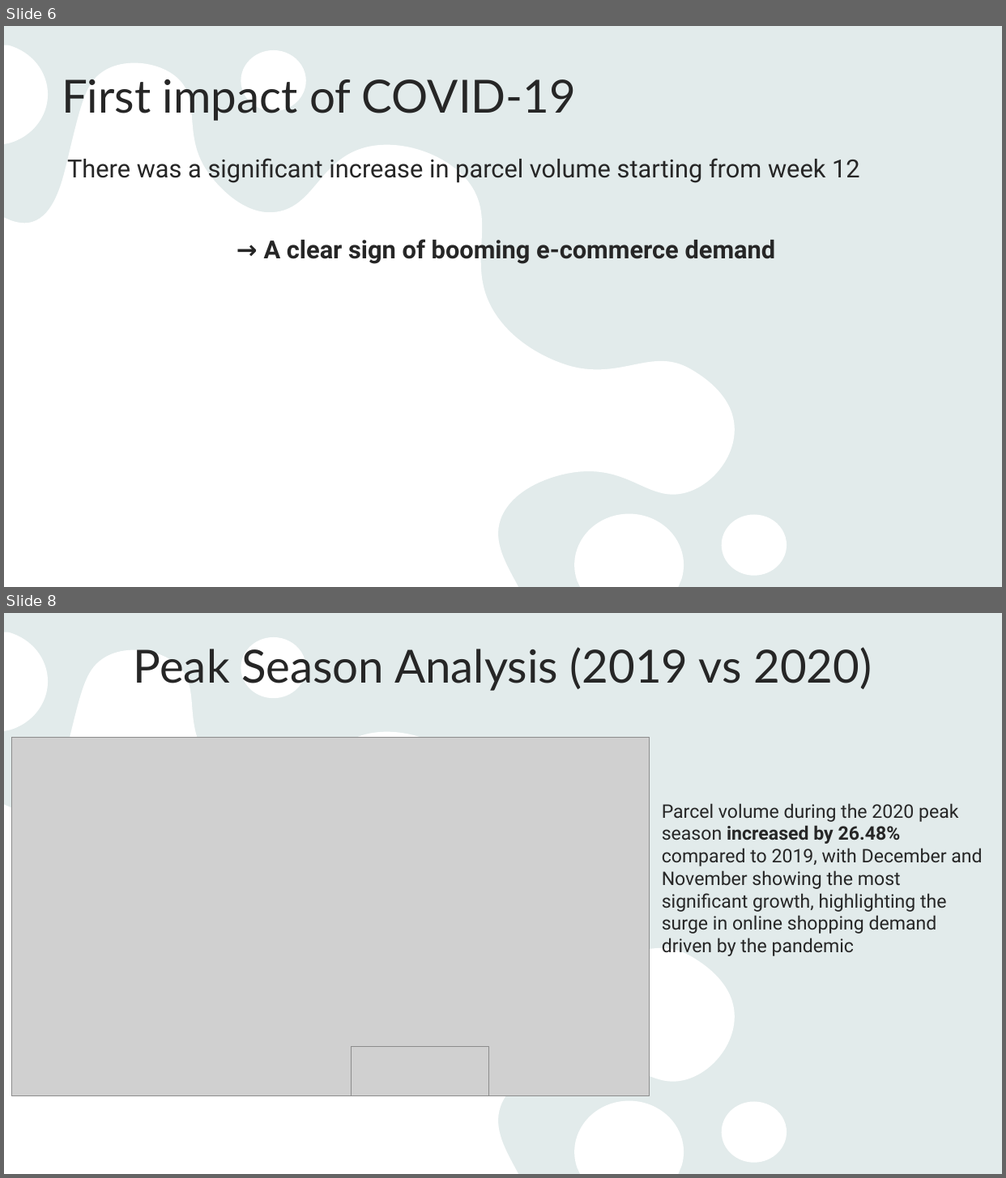
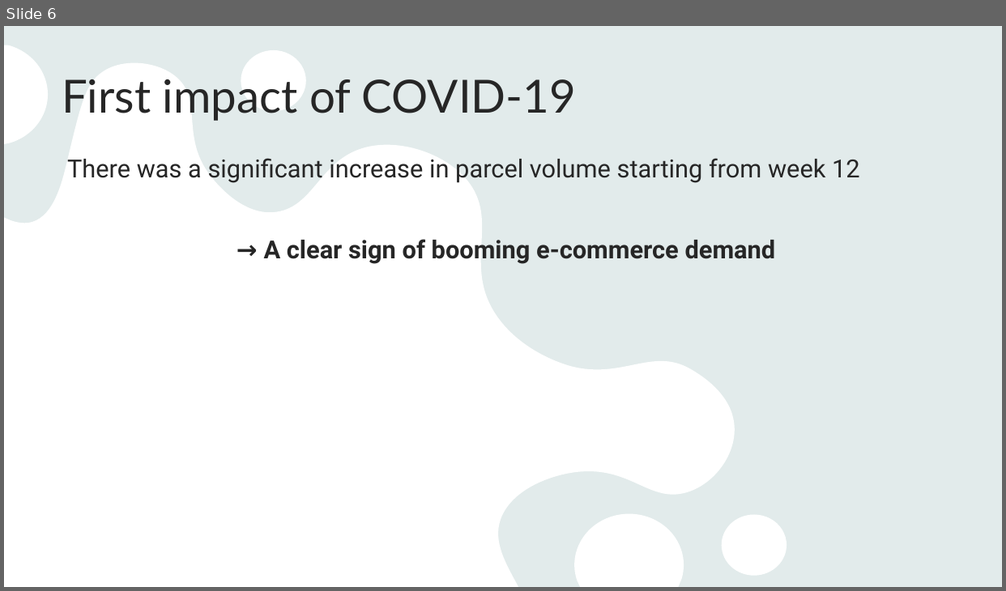
Before and after one commit to anhquanbui/finalprojectg7, a slide deck: Project.pptx. Shown one above the other, each under a label of ours: slides 6 and 8 before the commit, slide 6 after it; the slides between them are not shown. The pictures are 1006x1178 and 1006x591 pixels, drawn with LibreOffice and Linux fonts; fonts in the diff are those of the drawing; grey boxes stand for pictures. Boxes give left, top, right and bottom in pixels: in the first picture for what was removed or moved away, otherwise in the second. Text is boxed around its words. In the diff, an @@ line names an element or a change of style, - is before the commit and + after.

```diff
--- a/Project.pptx
+++ b/Project.pptx
@@ slide 8 removed at (x1=4, y1=613, x2=1002, y2=1174), background #E9F3F3; not listed: 2 template elements that a slide beside it also shows @@
@@ title removed at (x1=134, y1=647, x2=872, y2=691) @@
-Peak Season Analysis (2019 vs 2020)
@@ picture removed at (x1=12, y1=738, x2=650, y2=1097) @@
@@ text removed at (x1=662, y1=803, x2=982, y2=956) @@
-Parcel volume during the 2020 peak season increased by 26.48% compared to 2019, with December and November showing the most significant growth, highlighting the surge in online shopping demand driven by the pandemic
@@ picture removed at (x1=351, y1=1047, x2=489, y2=1096) @@
```
Also in this commit, not shown: 10 slides changed, 4 slides added, 1 other slide removed.
